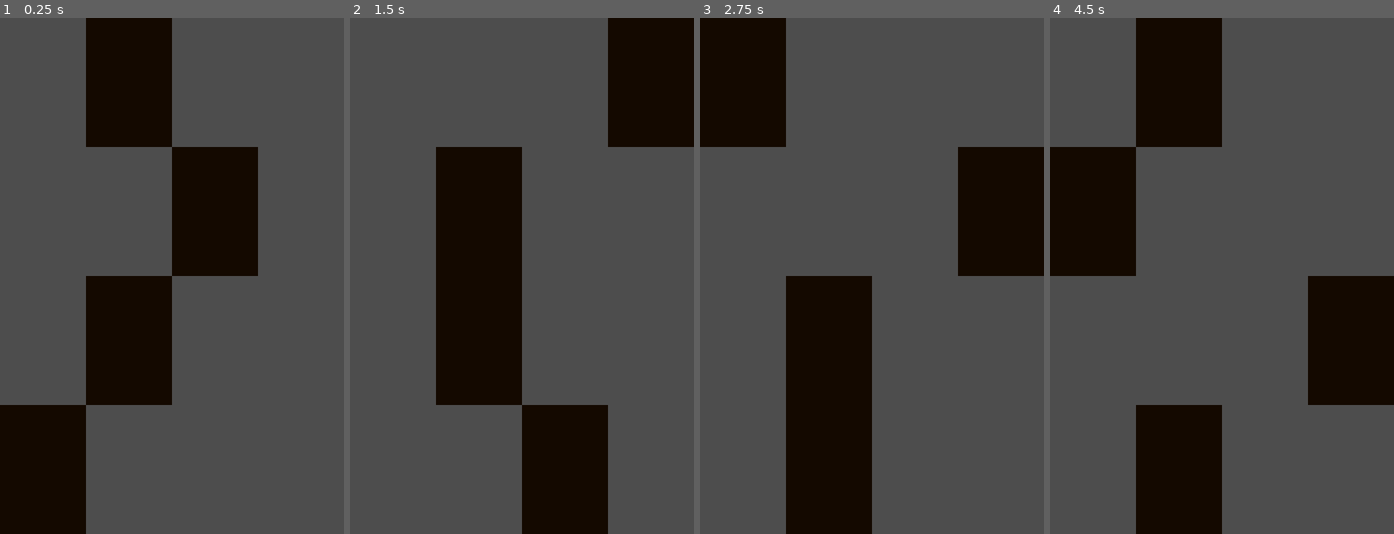
Above: before the commit, frames 1-4 (left to right).
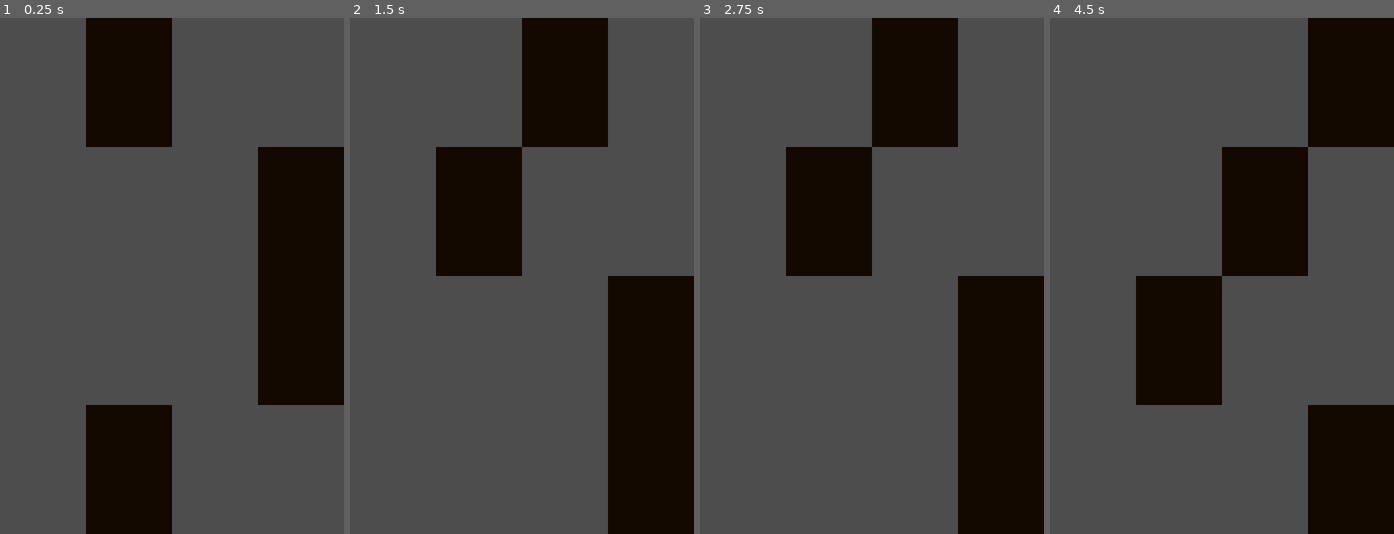
Above: after the commit, the same moments.

Repository: mariusz-tang/godot-piano-tiles
Game: Godot game, scene res://scenes/Main.tscn
Two runs of this game, one before a commit and one after it. Both use one fixed random seed, a clock stepped at 60 frames per second and the inputs below.
Inputs:
- Up to frame 1 (0.25 s): no input
- Up to frame 2 (1.5 s): tap Enter at 0.5 s; tap D (tile_1) at 0.6 s; tap Space at 1.25 s; tap F (tile_2) at 1.35 s
- Up to frame 3 (2.75 s): tap Enter at 2 s; tap J (tile_3) at 2.1 s
- Up to frame 4 (4.5 s): tap Space at 2.75, 4.25 s; tap K (tile_4) at 2.85 s; tap Enter at 3.5 s; tap D (tile_1) at 3.6 s; tap F (tile_2) at 4.35 s

The runs differ from the first frame. In frame 1, 38% of the frame differs, in the area x 0-100%, y 25-100%; in frame 2, 38%; in frame 3, 50%, in the area x 0-100%, y 0-100%; in frame 4, 50%.

Commit message:
Reformat Main.gd and rename Main node

Diff:
--- a/scenes/Main.tscn
+++ b/scenes/Main.tscn
@@ -3,6 +3,6 @@
 [ext_resource type="Script" path="res://scripts/Main.gd" id="1_5pbcg"]
 [ext_resource type="PackedScene" uid="uid://bqie7hqdh176r" path="res://scenes/tile.tscn" id="2_jldo6"]
 
-[node name="Node" type="Node"]
+[node name="Main" type="Node"]
 script = ExtResource("1_5pbcg")
 _tile_scene = ExtResource("2_jldo6")
--- a/scripts/Main.gd
+++ b/scripts/Main.gd
@@ -60,5 +60,7 @@
 	for tile_index in range(_tiles.size()):
 		var tile := _tiles[tile_index]
 		var tween := tile.create_tween()
-		var final_position := Vector2(tile.position.x, 720 - _TILE_HEIGHT * (tile_index + 1))
+		var final_position := Vector2(
+			tile.position.x, 720 - _TILE_HEIGHT * (tile_index + 1)
+		)
 		tween.tween_property(tile, "position", final_position, 0.1)
